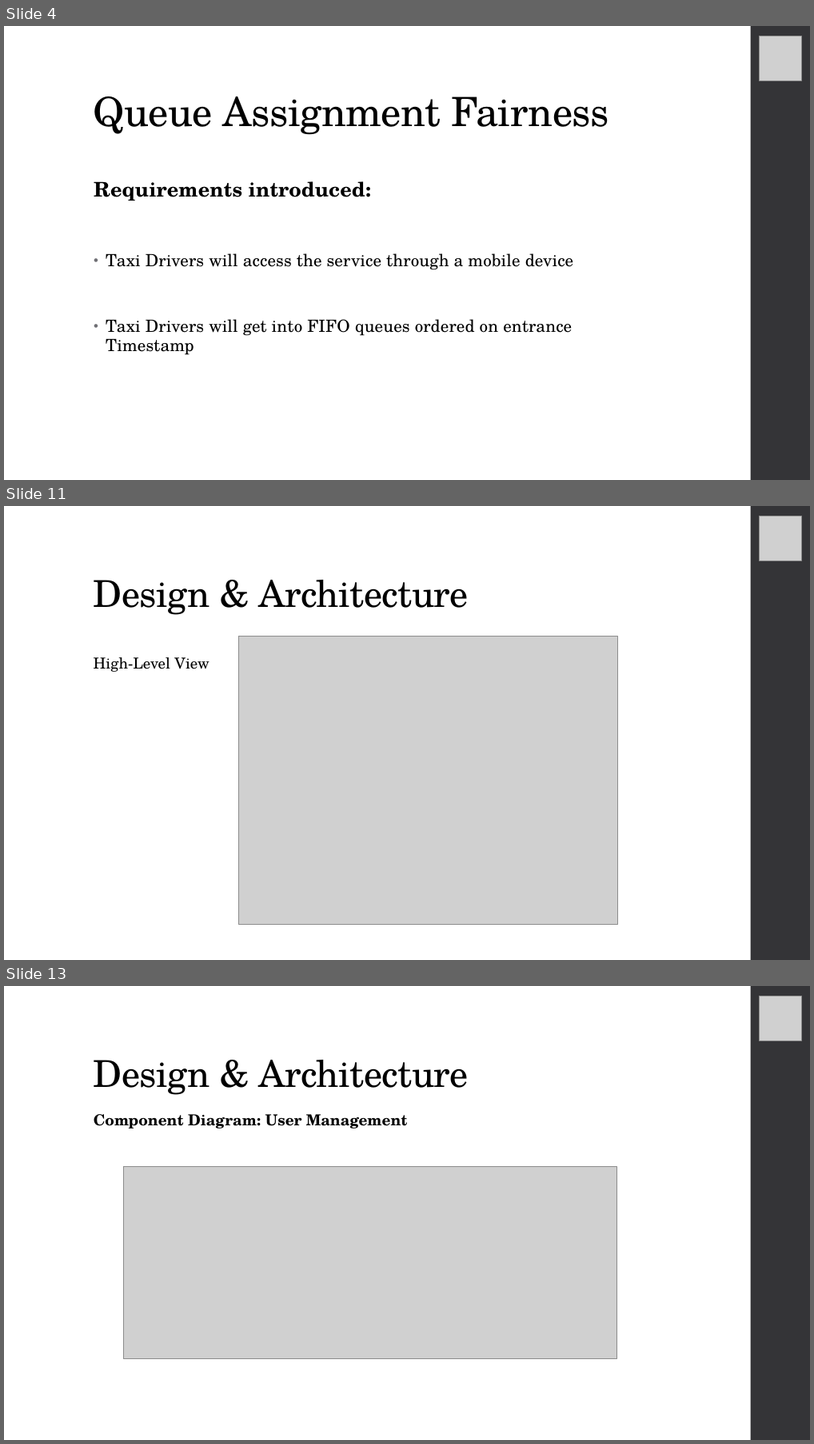
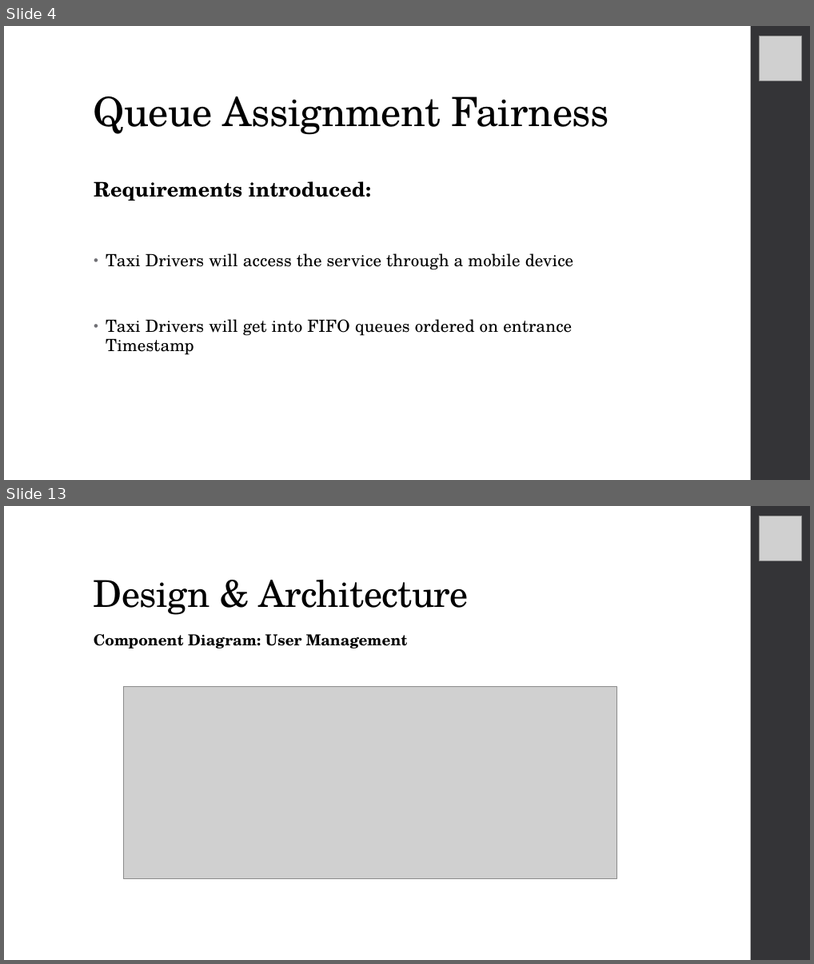
Before and after one commit to RiccardoDeTogni/BucciDeTogniTaxiService, a slide deck: Slides.pptx. Shown one above the other, each under a label of ours: slides 4, 11 and 13 before the commit, slides 4 and 13 after it; the slides between them are not shown. The pictures are 814x1444 and 814x964 pixels, drawn with LibreOffice and Linux fonts; fonts in the diff are those of the drawing; grey boxes stand for pictures. Boxes give left, top, right and bottom in pixels: in the first picture for what was removed or moved away, otherwise in the second. Text is boxed around its words. In the diff, an @@ line names an element or a change of style, - is before the commit and + after.

```diff
--- a/Slides.pptx
+++ b/Slides.pptx
@@ slide 11 removed at box(4, 506, 810, 960), background #FFFFFF; not listed: 1 template element that a slide beside it also shows @@
@@ picture removed at box(760, 516, 802, 561) @@
@@ title removed at box(94, 580, 469, 615) @@
-Design & Architecture
@@ picture removed at box(238, 636, 618, 924) @@
@@ text removed at box(94, 657, 209, 672) @@
-High-Level View
```
Also in this commit, not shown: 10 slides changed, 1 slide added, 2 other files.
